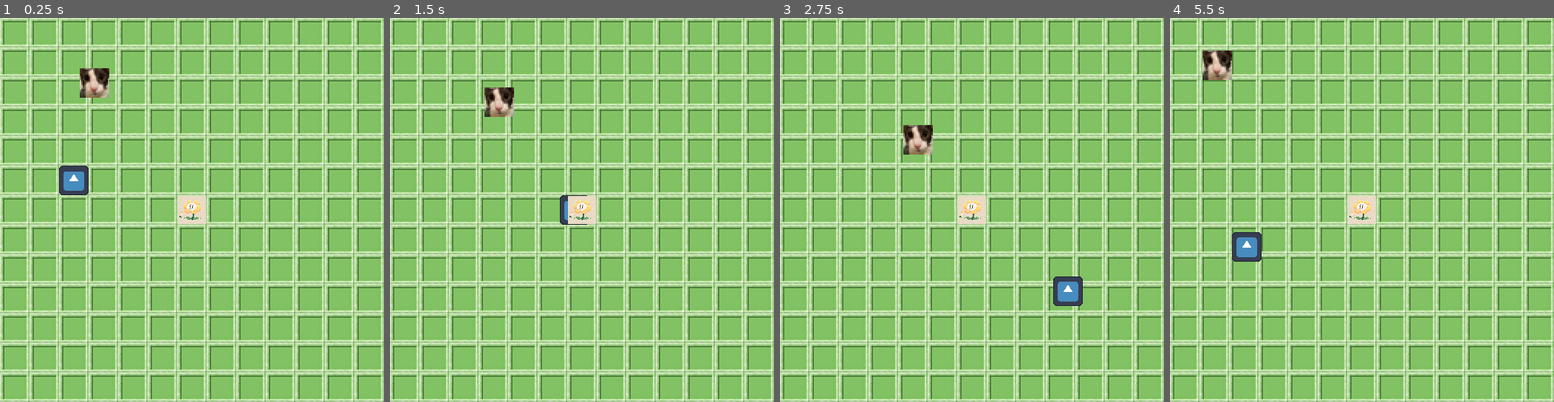
Above: before the commit, frames 1-4 (left to right).
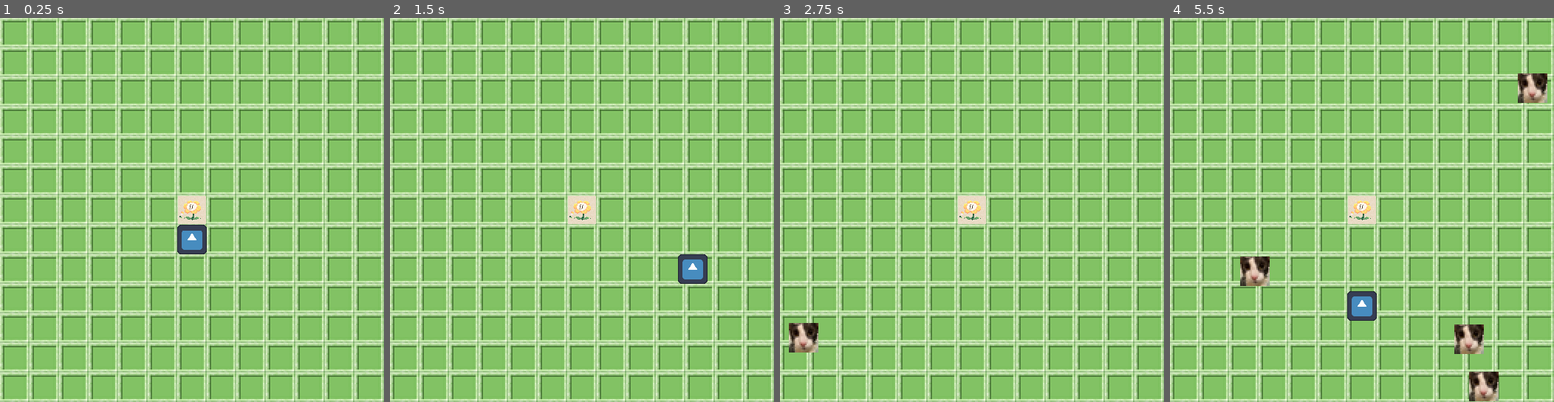
Above: after the commit, the same moments.

Repository: dipilo/sunroom
Game: Godot game, scene res://scenes/battlefield.tscn
Same seed, same stepped clock (60 frames per second), same inputs: the game is played once before the commit and once after it. The engine's default icon, where the game draws it, is replaced by a stand-in: a white triangle on a blue panel in a dark square.
Inputs:
- Up to frame 1 (0.25 s): no input
- Up to frame 2 (1.5 s): tap Enter at 0.5 s; hold D (direction_right) 0.53-1.28 s; hold S (direction_down) from 1.28 s (still down)
- Up to frame 3 (2.75 s): release S (direction_down) at 2.03 s; hold D (direction_right) from 2.03 s (still down)
- Up to frame 4 (5.5 s): release D (direction_right) at 2.78 s; hold W (direction_up) 2.78-3.53 s; hold Left (direction_left) 3.53-5.03 s; hold S (direction_down) from 5.03 s (still down)

The runs differ from the first frame. In frame 1, 1.8% of the frame differs, in the area x 15-54%, y 13-62%; in frame 2, 1.4%; in frame 3, 1.8%; in frame 4, 4.0%, in the area x 8-99%, y 8-100%.

Commit message:
big update

Diff:
--- a/gardengame/scenes/battlefield.tscn
+++ b/gardengame/scenes/battlefield.tscn
@@ -1,15 +1,14 @@
-[gd_scene load_steps=6 format=3 uid="uid://dxtkxaebc3pmy"]
+[gd_scene load_steps=5 format=3 uid="uid://dxtkxaebc3pmy"]
 
 [ext_resource type="PackedScene" uid="uid://cpre4pnoft1a7" path="res://scenes/player.tscn" id="1_hy033"]
 [ext_resource type="PackedScene" uid="uid://dfe7stefx36it" path="res://scenes/centerpiece.tscn" id="2_4y0t7"]
 [ext_resource type="Script" uid="uid://c2qlhwb2l2vgi" path="res://board.gd" id="3_fxwnf"]
 [ext_resource type="Script" uid="uid://dgtmrmxiqn7tt" path="res://scenes/gameManager.gd" id="4_21s54"]
-[ext_resource type="PackedScene" uid="uid://3u1jf7dm1tan" path="res://scenes/squash_enemy.tscn" id="5_jsyt3"]
 
 [node name="Node2D" type="Node2D"]
 
 [node name="Player" parent="." instance=ExtResource("1_hy033")]
-position = Vector2(80, 200)
+position = Vector2(240, 280)
 
 [node name="Centerpiece" parent="." instance=ExtResource("2_4y0t7")]
 position = Vector2(240, 240)
@@ -26,8 +25,5 @@
 
 [node name="spawnTimer" type="Timer" parent="manager"]
 
-[node name="squash_enemy" parent="." instance=ExtResource("5_jsyt3")]
-position = Vector2(128, 88)
-
 [connection signal="timeout" from="manager/gameTimer" to="manager" method="_game_loop"]
 [connection signal="timeout" from="manager/spawnTimer" to="manager" method="_spawn_timer_timeout"]
--- a/gardengame/scenes/enemy.gd
+++ b/gardengame/scenes/enemy.gd
@@ -3,6 +3,7 @@
 var game_manager
 @export var speed = 200
 @export var friction = 1.1
+@export var random_movement = 30
 func _ready() ->void:
 	if GlobalScript.gamemanger != null:
 		GlobalScript.gamemanger.enemyList.append(self)
@@ -19,9 +20,11 @@
 
 	var best_vector = (target - global_position).normalized()
 
+	var random_angle = randf_range(-random_movement,random_movement)
+	var rotated_direction = best_vector.rotated(deg_to_rad(random_angle))
+	var random_magnitude = randf_range(0.5, 1)
+	return Vector2(lerpf(best_vector.x, rotated_direction.x, random_magnitude) * speed, lerpf(best_vector.y, rotated_direction.y, random_magnitude) * speed)
 
-
-	return best_vector * speed
 func move_to(new_location: Vector2):
 	global_position = game_manager.board.grid[new_location.y][new_location.x].get_node("center").global_position
 	game_manager.board.grid[new_location.y][new_location.x].occupied = true
--- a/gardengame/scenes/gameManager.gd
+++ b/gardengame/scenes/gameManager.gd
@@ -1,7 +1,16 @@
 extends Node2D
 @export var enemy_classes = []
-@export var spawn_speed = 3
+@export var spawn_speed = 1
 @export var enemy_speed_mod = 1
+var diag_enemy_spawns = [Vector2(64,-20),
+Vector2(466,-20),
+Vector2(64,540),
+Vector2(466,540),
+Vector2(-20,64),
+Vector2(-20,466),
+Vector2(540,64),
+Vector2(540,466),
+]
 var enemyList = []
 var board
 func _ready() -> void:
@@ -13,8 +22,8 @@
 	$spawnTimer.start()
 func _game_loop() -> void:
 	for enemy in enemyList:
-		enemy._update()
-
+		if is_instance_valid(enemy):
+			enemy._update()
 
 func _spawn_timer_timeout() -> void:
 	await get_tree().create_timer(randf()).timeout #wait for between 0 and 0.99999 seconds, to add some randomness
@@ -28,6 +37,6 @@
 		else:
 			check_tile = board.edge_tiles.pick_random()
 	var guy_instance = preload("res://scenes/squash_enemy.tscn").instantiate()
-	#TODO MAKE GUY SPAWNNN
+	guy_instance.global_position = diag_enemy_spawns.pick_random()
 	add_child(guy_instance)
 	enemyList.append(guy_instance)
--- a/gardengame/scenes/player.tscn
+++ b/gardengame/scenes/player.tscn
@@ -23,7 +23,7 @@
 
 [node name="Area2D" type="Area2D" parent="CharacterBody2D"]
 scale = Vector2(2.1, 2.1)
-collision_mask = 3
+collision_layer = 5
 
 [node name="CollisionShape2D" type="CollisionShape2D" parent="CharacterBody2D/Area2D"]
 shape = SubResource("RectangleShape2D_g2els")
--- a/gardengame/scenes/squash_enemy.tscn
+++ b/gardengame/scenes/squash_enemy.tscn
@@ -9,6 +9,8 @@
 script = ExtResource("2_n0fh7")
 
 [node name="Area2D" type="Area2D" parent="." index="1"]
+collision_layer = 0
+collision_mask = 4
 
 [node name="CollisionShape2D" type="CollisionShape2D" parent="Area2D" index="0"]
 scale = Vector2(2.1, 2.1)
